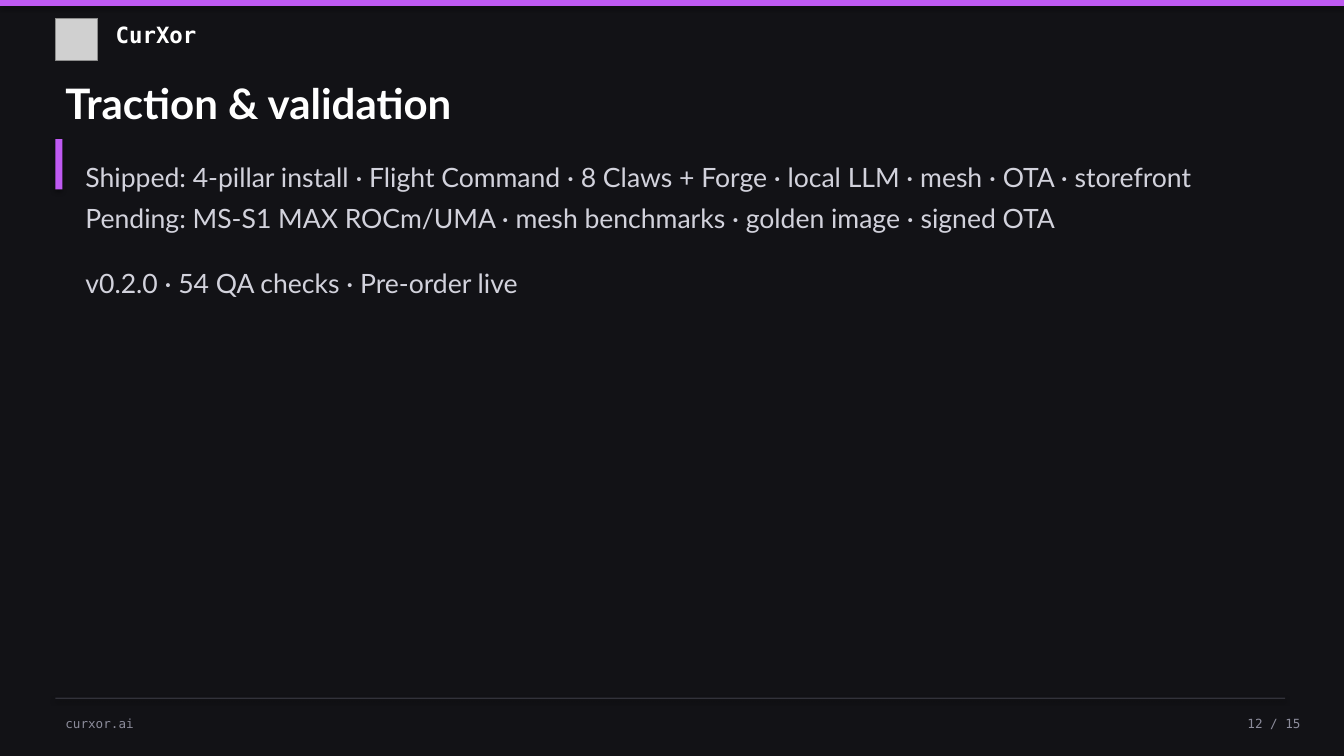
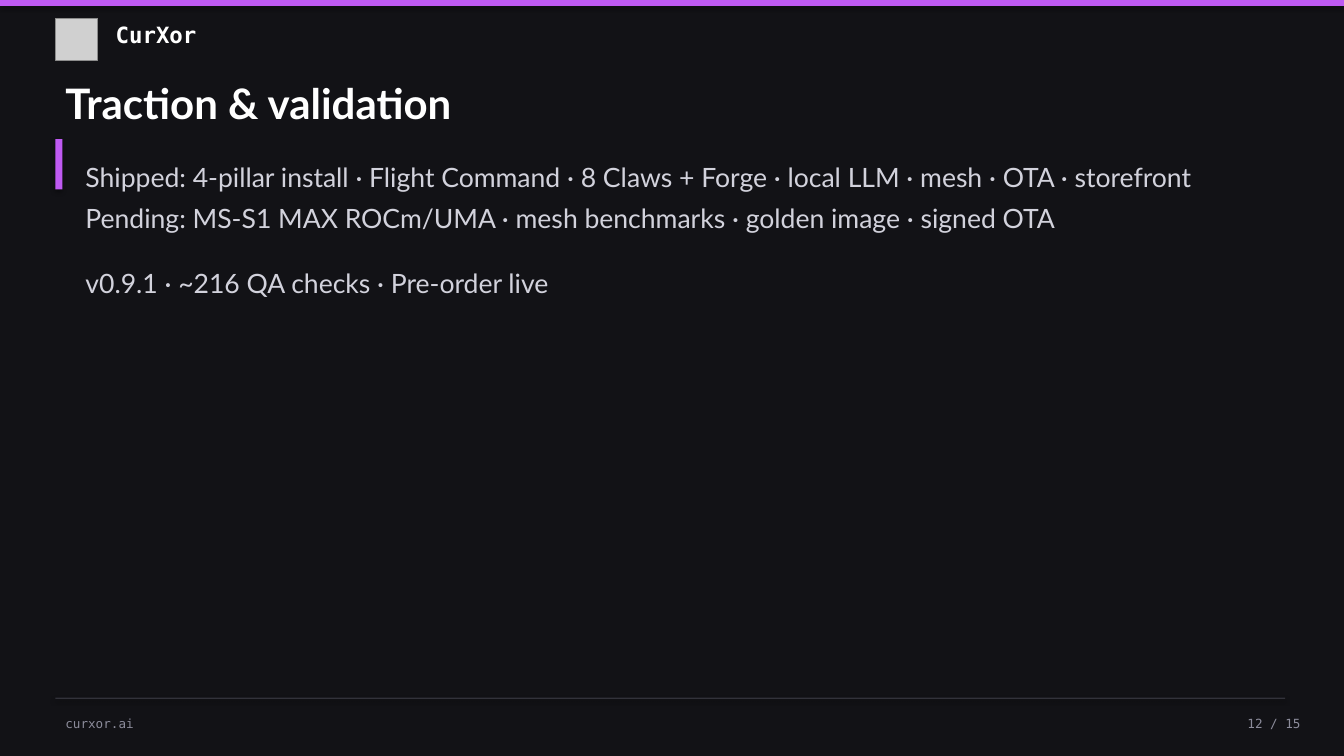
Before and after one commit to ankurmisra1982/curxor-storefront, a slide deck: slide 12 of docs/CurXor-Pitch-Deck-Speaker-Notes.pptx. Drawn at 1344x756 pixels with LibreOffice and Linux fonts; fonts in the diff are those of the drawing; grey boxes stand for pictures. Boxes give left, top, right and bottom in pixels: in the first picture for what was removed or moved away, otherwise in the second. Text is boxed around its words. In the diff, an @@ line names an element or a change of style, - is before the commit and + after.

```diff
--- a/docs/CurXor-Pitch-Deck-Speaker-Notes.pptx
+++ b/docs/CurXor-Pitch-Deck-Speaker-Notes.pptx
@@ text at (85,273,548,297): text changed @@
-v0.2.0 · 54 QA checks · Pre-order live
+v0.9.1 · ~216 QA checks · Pre-order live
```
Also in this commit, not shown: 4 other slides changed, 40 other files.
